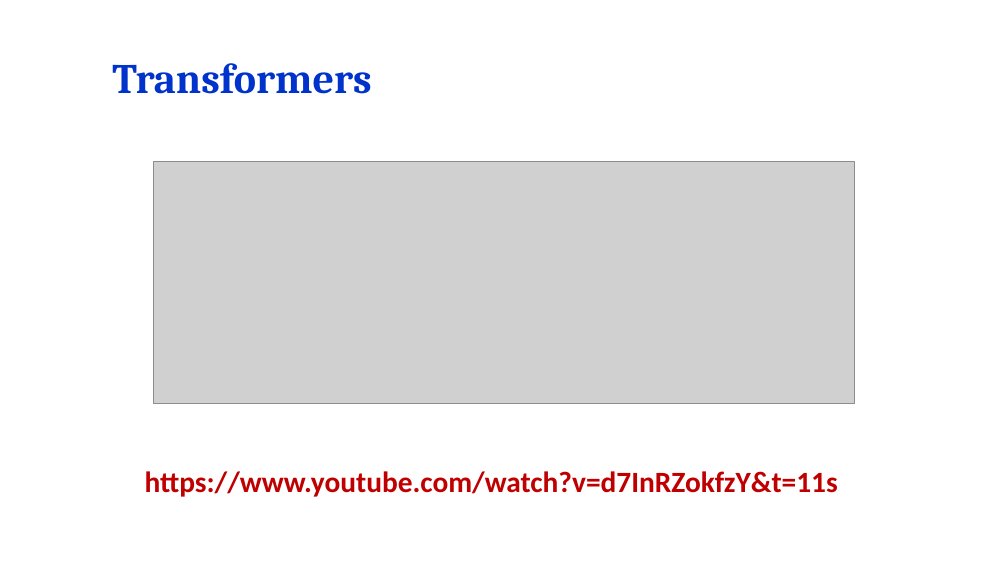
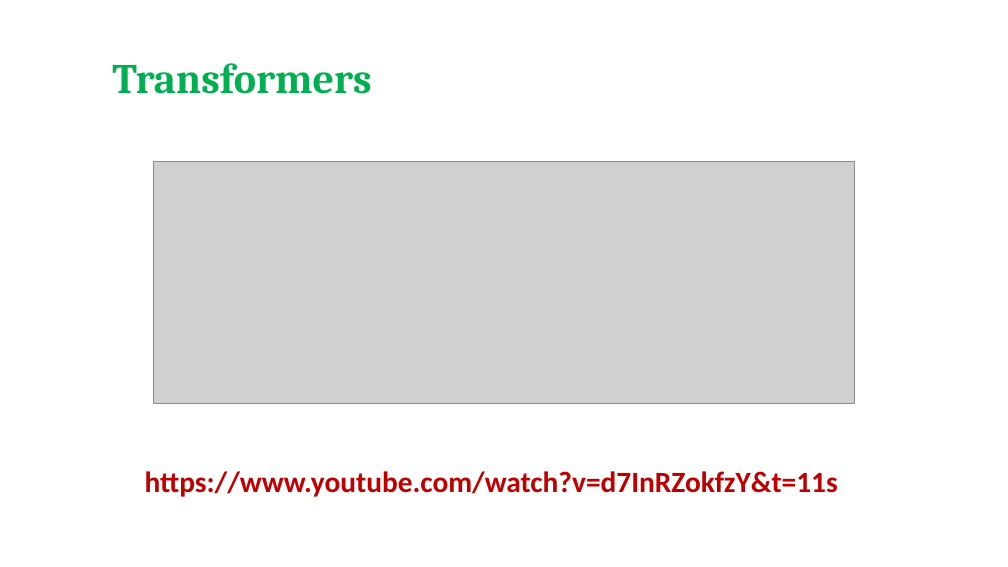
Before and after one commit to salmanrazzaq1993/AUM-WORK, a slide deck: slide 4 of PP WORK/Instructor Version/Week 12/Week 12 Lecture 2 -Mutual inductance.pptx. Drawn at 1008x567 pixels with LibreOffice and Linux fonts; fonts in the diff are those of the drawing; grey boxes stand for pictures; background and template pictures are left out. Boxes give left, top, right and bottom in pixels: in the first picture for what was removed or moved away, otherwise in the second. Text is boxed around its words. In the diff, an @@ line names an element or a change of style, - is before the commit and + after.

```diff
--- a/PP WORK/Instructor Version/Week 12/Week 12 Lecture 2 -Mutual inductance.pptx
+++ b/PP WORK/Instructor Version/Week 12/Week 12 Lecture 2 -Mutual inductance.pptx
@@ title "Transformers" at [112,63,371,94]: text colour #0033CC to #00B050 @@
```
Also in this commit, not shown: 17 other slides changed, 8 slides added.
